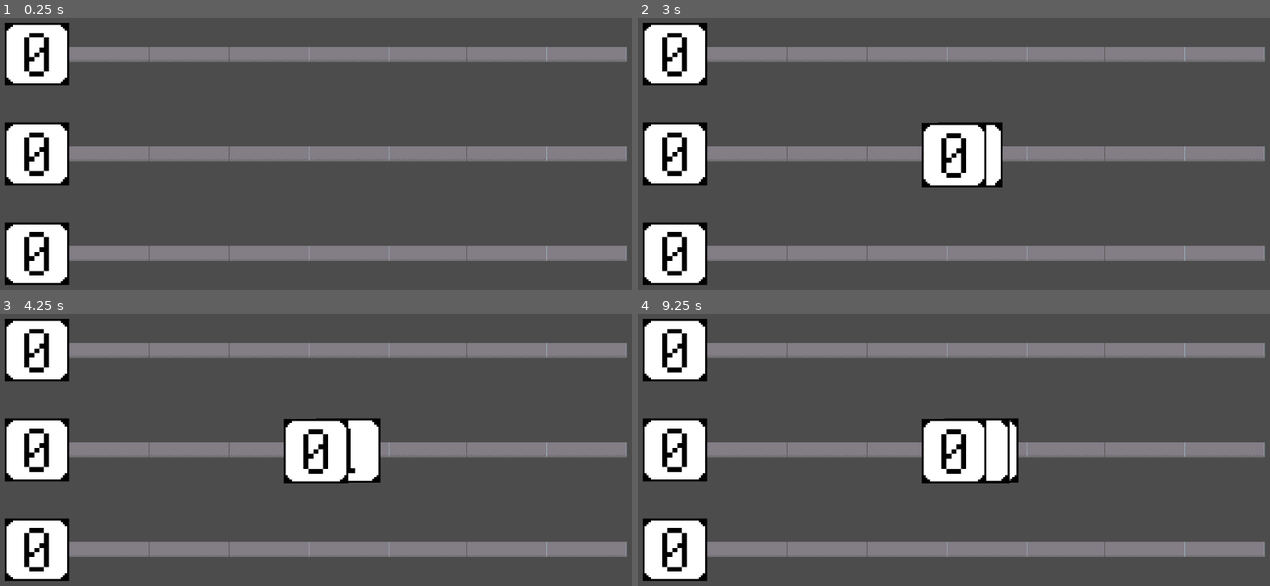
Above: before the commit, frames 1-4 (two rows, left to right).
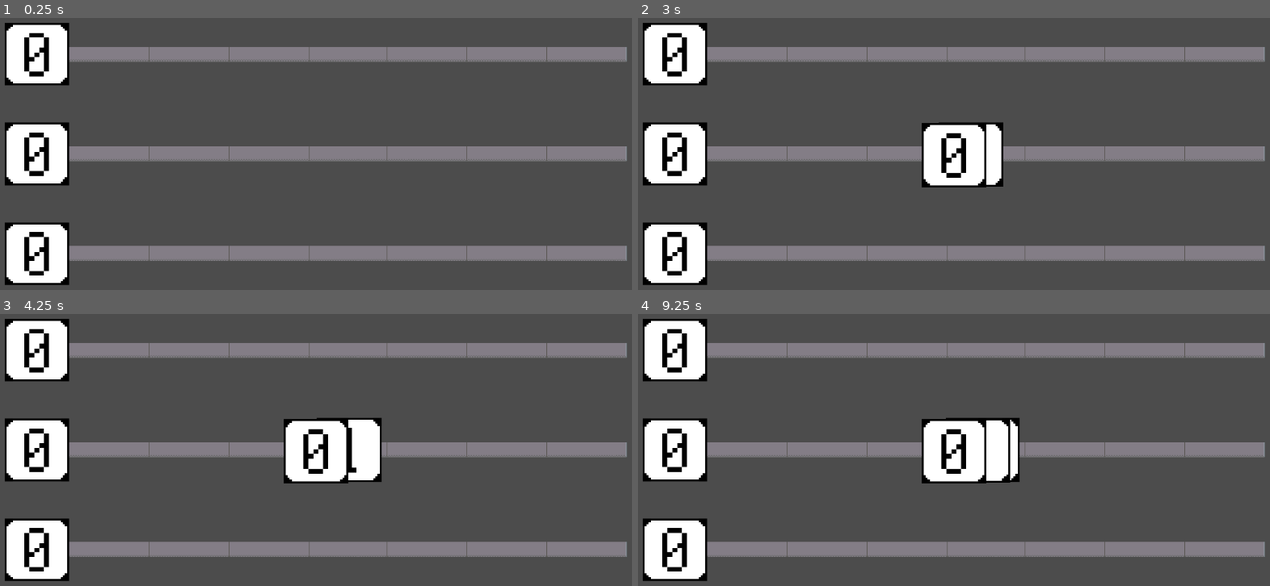
Above: after the commit, the same moments.

Repository: Raelr/Quantum-Attorney
Game: Godot game, scene res://Main.tscn
Two runs of this game, one before a commit and one after it. Both use one fixed random seed, a clock stepped at 60 frames per second and the inputs below.
Inputs (mouse positions are in pixels of both pictures, inside the frame that each line leads up to):
- Up to frame 1 (0.25 s): no input
- Up to frame 2 (3 s): tap Enter at 0.5, 2 s; move the mouse to (922, 230) at 0.52 s; press the mouse at (922, 230) at 0.53 s; tap Space (space) at 1.25, 2.1, 2.75 s; move the mouse to (1149, 211) at 1.27 s; release the mouse at (1149, 211) at 1.28 s; click (1149, 211) at 1.35 s; move the mouse to (758, 99) at 2.02 s; press the mouse at (758, 99) at 2.03 s; move the mouse to (985, 154) at 2.77 s; release the mouse at (985, 154) at 2.78 s; click (985, 154) at 2.85 s
- Up to frame 3 (4.25 s): move the mouse to (221, 357) at 3.52 s; press the mouse at (221, 357) at 3.53 s
- Up to frame 4 (9.25 s): tap Enter at 4.25 s; move the mouse to (1099, 433) at 4.27 s; release the mouse at (1099, 433) at 4.28 s; tap Space (space) at 4.35, 5, 6.6, 8.85 s; click (1099, 433) at 4.55 s; move the mouse to (827, 469) at 5.02 s; press the mouse at (827, 469) at 5.03 s; move the mouse to (1017, 368) at 5.77 s; release the mouse at (1017, 368) at 5.78 s; click (1017, 368) at 5.85 s; move the mouse to (922, 526) at 6.52 s; press the mouse at (922, 526) at 6.53 s; move the mouse to (1149, 507) at 7.27 s; release the mouse at (1149, 507) at 7.28 s; click (1149, 507) at 7.35 s; move the mouse to (758, 395) at 8.02 s; press the mouse at (758, 395) at 8.03 s; move the mouse to (985, 450) at 8.77 s; release the mouse at (985, 450) at 8.78 s; click (985, 450) at 9.05 s

The runs differ from the first frame. In frame 1, less than 0.1% of the frame differs, in the area x 48-87%, y 10-90%; in frame 2, 0.2%; in frame 3, 0.3%; in frame 4, 0.3%.

Commit message:
Added ability to add and remove gates from wire

Diff:
--- a/UTS-QuantumComputingGame/LogicGate.gd
+++ b/UTS-QuantumComputingGame/LogicGate.gd
@@ -1,4 +1,6 @@
 class_name LogicGate
+
+var inserted
 
 func get_distance_to_destination(destination, pos):
 	var heading = destination - pos
--- a/UTS-QuantumComputingGame/UI.gd
+++ b/UTS-QuantumComputingGame/UI.gd
@@ -15,15 +15,19 @@
 		check_for_ray_target()
 		if target != null:
 			target.on_click()
+			if target.logic_gate.inserted:
+				wireboard.remove_gate(target.position)
 	elif Input.is_action_pressed("left_click") and !is_held:
 		is_held = true
 	elif Input.is_action_just_released("left_click"):
 		if target and target.is_movable:
-			var slot = wireboard.check_wires(target.position)
+			var wire = wireboard.get_wire(target.position)
+			var slot = wireboard.get_wire_info(wire, target.position)
 			if slot:
 				target_pos = slot.slot_info.global_position
 				target.destination = target_pos
 				target.should_snap = false
+				wireboard.insert_gate(target, target.position, slot.idx)
 		is_held = false
 		target = null
 	elif Input.is_action_just_pressed("space"):
--- a/UTS-QuantumComputingGame/Wire.gd
+++ b/UTS-QuantumComputingGame/Wire.gd
@@ -1,12 +1,12 @@
 extends Node2D
 
-var bit
-var wire_positions
-var wire_gates
+onready var bit = $KinematicBody2D
+onready var wire_positions = $WireSegments.get_children()
+onready var wire_gates = $WireSegments.get_children()
+onready var shape = get_node("Area2D/CollisionShape2D")
+
+var extents
 var changed
-onready var shape = get_node("Area2D/CollisionShape2D")
-var extents
-
 var top_right
 var bottom_right
 var top_left
@@ -17,12 +17,6 @@
 	var idx
 
 func _ready():
-	wire_positions = get_children()
-	for object in wire_positions:
-		if object.name.find("Wire") == -1:
-			if object.name.find("Kinematic"):
-				bit = object
-			wire_positions.erase(object)
 	init_shape_extents()
 
 func init_shape_extents():
@@ -41,6 +35,23 @@
 	new.position = new_pos
 	add_child(new)
 	new.initialise(false)
+
+func insert(gate, idx):
+	if idx < wire_gates.size() and idx >= 0:
+		var existing_value = wire_gates[idx]
+		if !(existing_value is Sprite) and existing_value != self:
+			pass
+		gate.logic_gate.inserted = true
+		wire_gates[idx] = gate
+
+func remove(idx):
+	var gate
+	if idx < wire_gates.size() and idx >= 0:
+		gate = wire_gates[idx]
+		if !(gate is Sprite):
+			gate.logic_gate.inserted = false
+			wire_gates[idx] = wire_positions[idx]
+
 
 func check_in_bounds(coords):
 	var min_x = top_left.x
--- a/UTS-QuantumComputingGame/Wire.tscn
+++ b/UTS-QuantumComputingGame/Wire.tscn
@@ -13,32 +13,34 @@
 z_index = -1
 script = ExtResource( 1 )
 
-[node name="Wire" type="Sprite" parent="."]
-position = Vector2( -327.422, 0 )
+[node name="WireSegments" type="Node2D" parent="."]
+position = Vector2( 431.348, 0 )
+
+[node name="Wire1" type="Sprite" parent="WireSegments"]
+position = Vector2( -758.77, 0 )
 texture = ExtResource( 2 )
 
-[node name="Wire7" type="Sprite" parent="."]
-position = Vector2( 177.338, 0 )
+[node name="Wire2" type="Sprite" parent="WireSegments"]
+position = Vector2( -631.28, 0 )
 texture = ExtResource( 2 )
 
-[node name="Wire4" type="Sprite" parent="."]
-position = Vector2( 54.097, 0 )
+[node name="Wire3" type="Sprite" parent="WireSegments"]
+position = Vector2( -504.282, 0 )
 texture = ExtResource( 2 )
 
-[node name="Wire8" type="Sprite" parent="."]
-position = Vector2( 431.348, 0 )
+[node name="Wire4" type="Sprite" parent="WireSegments"]
+position = Vector2( -377.251, 0 )
 texture = ExtResource( 2 )
 
-[node name="Wire2" type="Sprite" parent="."]
-position = Vector2( -199.932, 0 )
+[node name="Wire5" type="Sprite" parent="WireSegments"]
+position = Vector2( -254.01, 0 )
 texture = ExtResource( 2 )
 
-[node name="Wire5" type="Sprite" parent="."]
-position = Vector2( 304.259, 0 )
+[node name="Wire6" type="Sprite" parent="WireSegments"]
+position = Vector2( -127.089, 0 )
 texture = ExtResource( 2 )
 
-[node name="Wire3" type="Sprite" parent="."]
-position = Vector2( -72.9338, 0 )
+[node name="Wire7" type="Sprite" parent="WireSegments"]
 texture = ExtResource( 2 )
 
 [node name="KinematicBody2D" parent="." instance=ExtResource( 3 )]
@@ -46,6 +48,7 @@
 scale = Vector2( 1, 1.3 )
 
 [node name="Area2D" type="Area2D" parent="."]
+editor/display_folded = true
 position = Vector2( 52.2972, 1.63888 )
 scale = Vector2( 1.01, 1 )
 
--- a/UTS-QuantumComputingGame/WireBoard.gd
+++ b/UTS-QuantumComputingGame/WireBoard.gd
@@ -5,13 +5,25 @@
 func _ready():
 	 wires = get_children()
 
-func check_wires(coords):
+func insert_gate(gate, coords, idx):
+	var wire = get_wire(coords)
+	if wire:
+		wire.insert(gate, idx)
+
+func get_wire(coords):
 	var target_wire
 	for wire in wires:
 		var is_in = wire.check_in_bounds(coords)
 		if is_in:
-			target_wire = wire
-			break
-	if target_wire:
-		var info  = target_wire.get_closest_slot(coords)
+			return wire
+
+func remove_gate(coords):
+	var wire = get_wire(coords)
+	var info = get_wire_info(wire, coords)
+	if wire:
+		wire.remove(info.idx)
+
+func get_wire_info(wire, coords):
+	if wire:
+		var info = wire.get_closest_slot(coords)
 		return info
